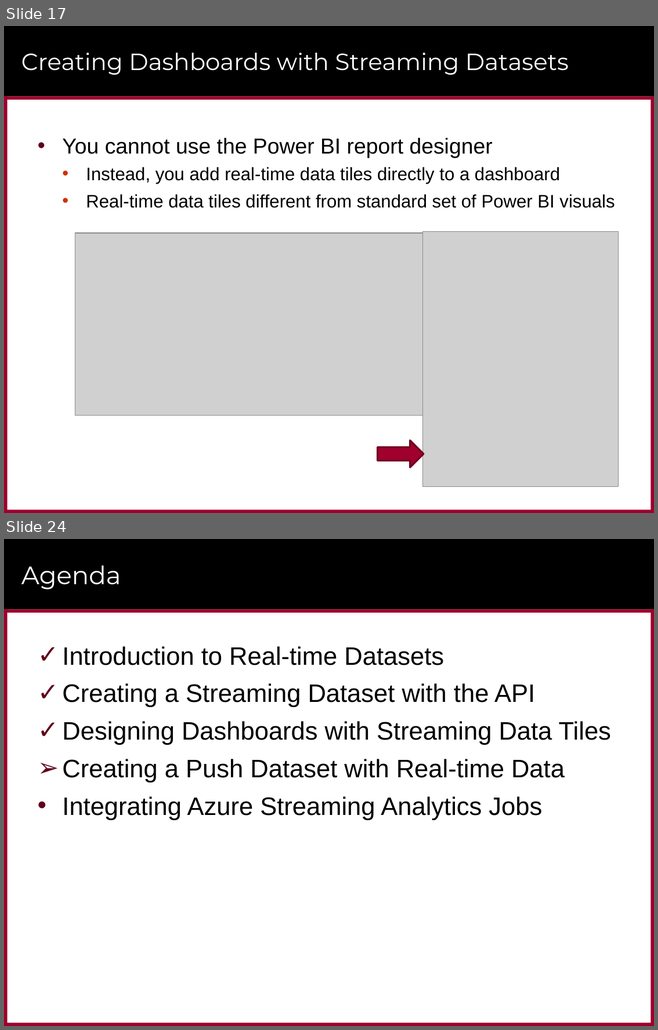
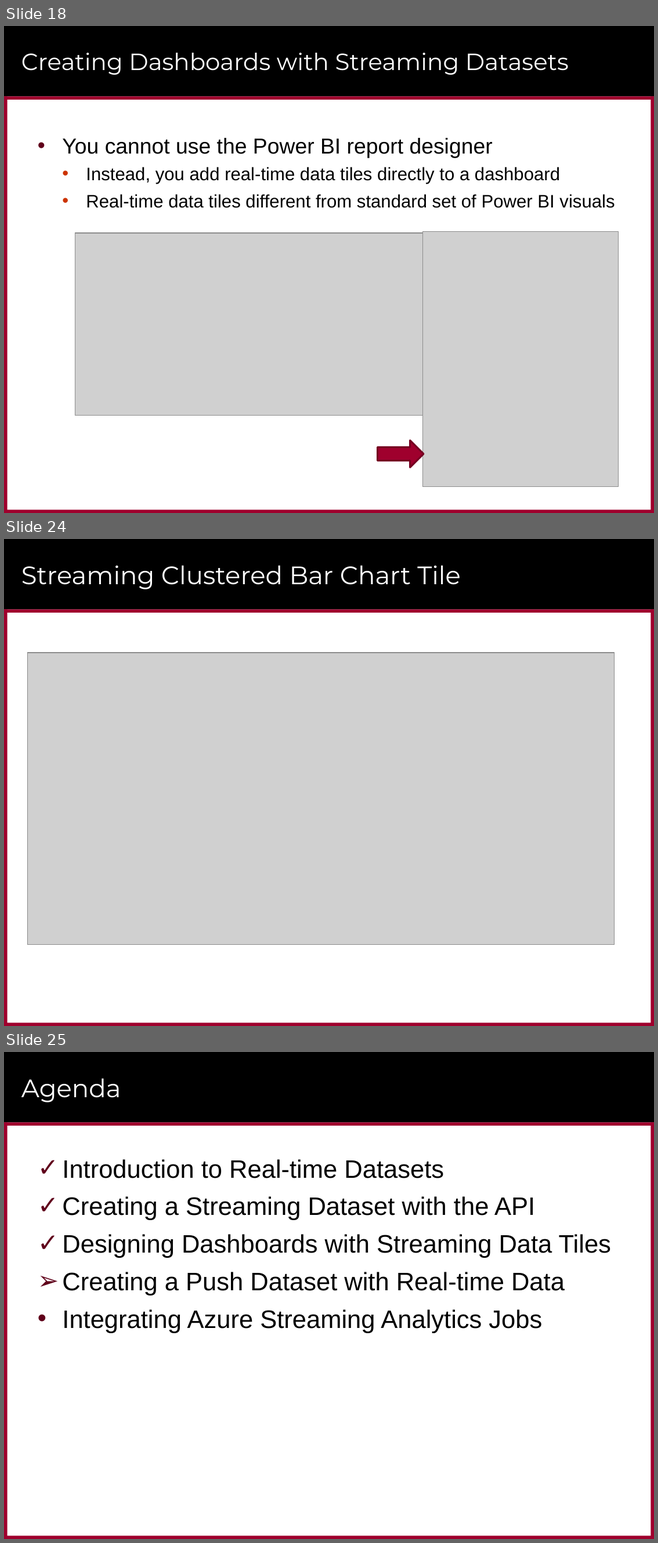
Before and after one commit to CriticalPathTraining/RealtimeDashboards, a slide deck: RealtimeDashboards.pptx. Shown one above the other, each under a label of ours: slides 17 and 24 before the commit, slides 18, 24 and 25 after it; the slides between them are not shown. The pictures are 658x1030 and 658x1543 pixels, drawn with LibreOffice and Linux fonts; fonts in the diff are those of the drawing; grey boxes stand for pictures; background and template pictures are left out. Boxes give left, top, right and bottom in pixels: in the first picture for what was removed or moved away, otherwise in the second. Text is boxed around its words. In the diff, an @@ line names an element or a change of style, - is before the commit and + after.

```diff
--- a/RealtimeDashboards.pptx
+++ b/RealtimeDashboards.pptx
@@ slide 24 added at (x1=4, y1=539, x2=654, y2=1026), background #FFFFFF; not listed: 6 template elements that a slide beside it also shows @@
@@ title added at (x1=21, y1=565, x2=460, y2=589), 28 pt, text #FFFFFF @@
+Streaming Clustered Bar Chart Tile
@@ picture added at (x1=27, y1=653, x2=614, y2=945) @@
@@ what was slide 17 is now slide 18 @@
@@ what was slide 24 is now slide 25 @@
```
Also in this commit, not shown: 4 slides changed, 4 other slides added, 13 slides removed, 3 other files.
